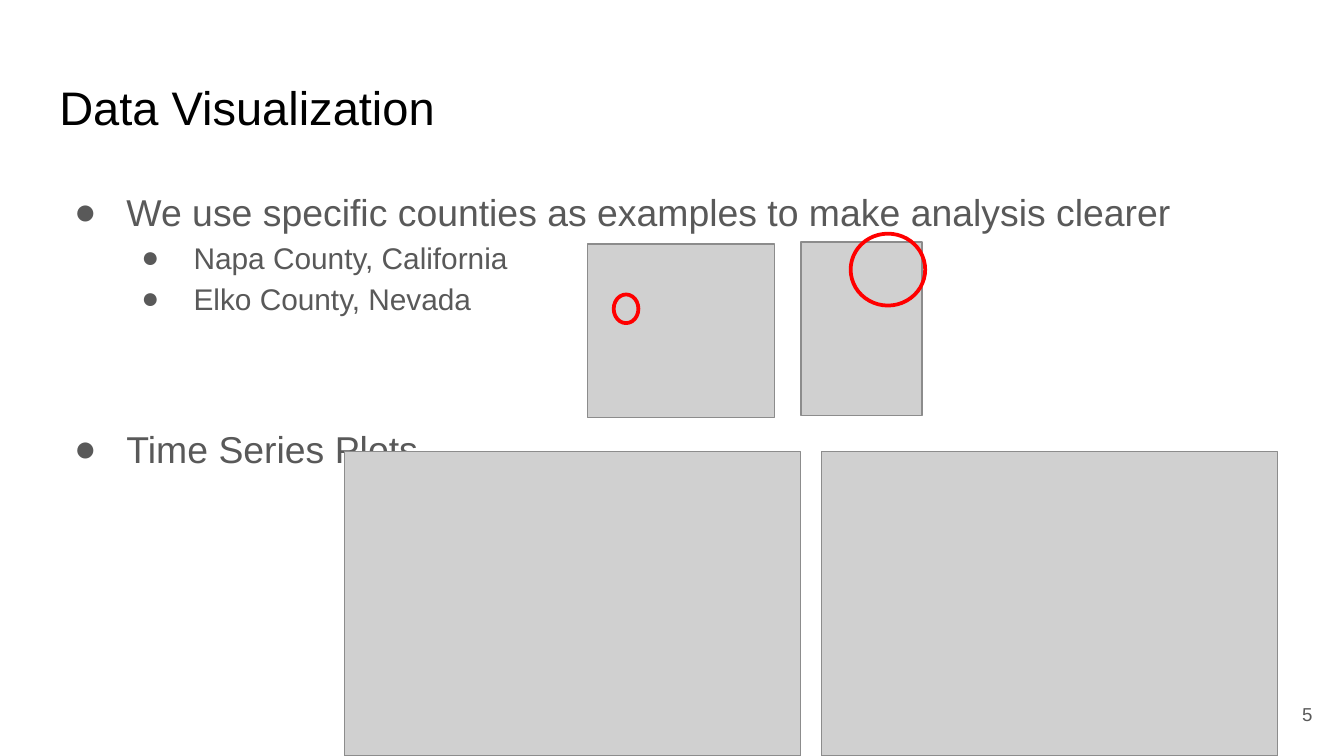
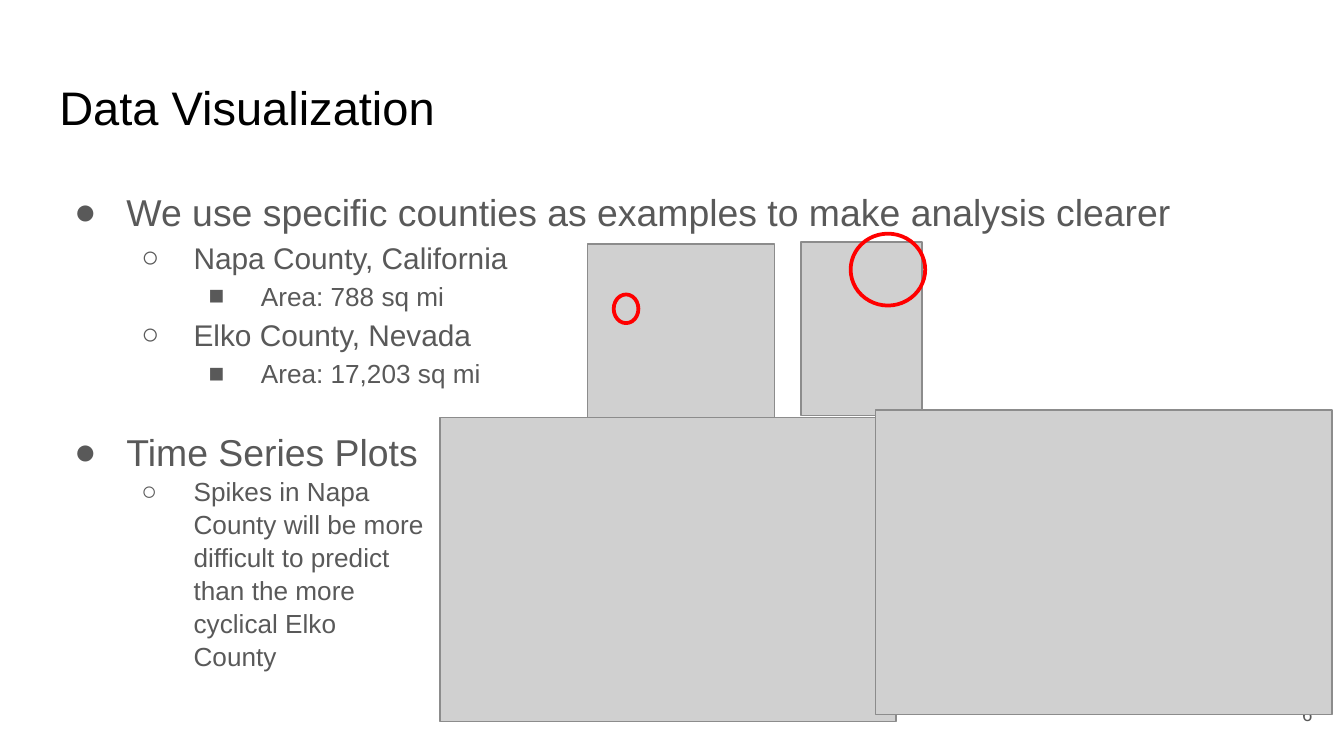
Before and after one commit to DCavanaugh98/WildfireMLProject, a slide deck: slide 6 of Math 8670 Final Project.pptx (slide 5 before the commit). Drawn at 1344x756 pixels with LibreOffice and Linux fonts; fonts in the diff are those of the drawing; grey boxes stand for pictures. Boxes give left, top, right and bottom in pixels: in the first picture for what was removed or moved away, otherwise in the second. Text is boxed around its words. In the diff, an @@ line names an element or a change of style, - is before the commit and + after.

```diff
--- a/Math 8670 Final Project.pptx
+++ b/Math 8670 Final Project.pptx
@@ text at (x1=194, y1=247, x2=508, y2=352): bullet ● to ○ @@
@@ text at (x1=261, y1=287, x2=444, y2=312): paragraph added @@
+    ■ Area: 788 sq mi
@@ text at (x1=261, y1=364, x2=481, y2=389): text changed; size 20 to 14 pt @@
-● Time Series Plots
+    ■ Area: 17,203 sq mi
@@ picture moved from (x1=344, y1=452, x2=800, y2=755) to (x1=439, y1=418, x2=895, y2=722) @@
@@ picture moved from (x1=821, y1=452, x2=1277, y2=755) to (x1=876, y1=410, x2=1332, y2=714) @@
@@ text added at (x1=126, y1=439, x2=424, y2=672), 14 pt, text #595959 @@
+● Time Series Plots
+  ○ Spikes in Napa County will be more difficult to predict than the more cyclical Elko County
@@ page number at (x1=1302, y1=714, x2=1312, y2=726): text changed @@
-5
+6
```
Also in this commit, not shown: 11 other slides changed, 5 slides added, 1 slide removed, 12 other files.
